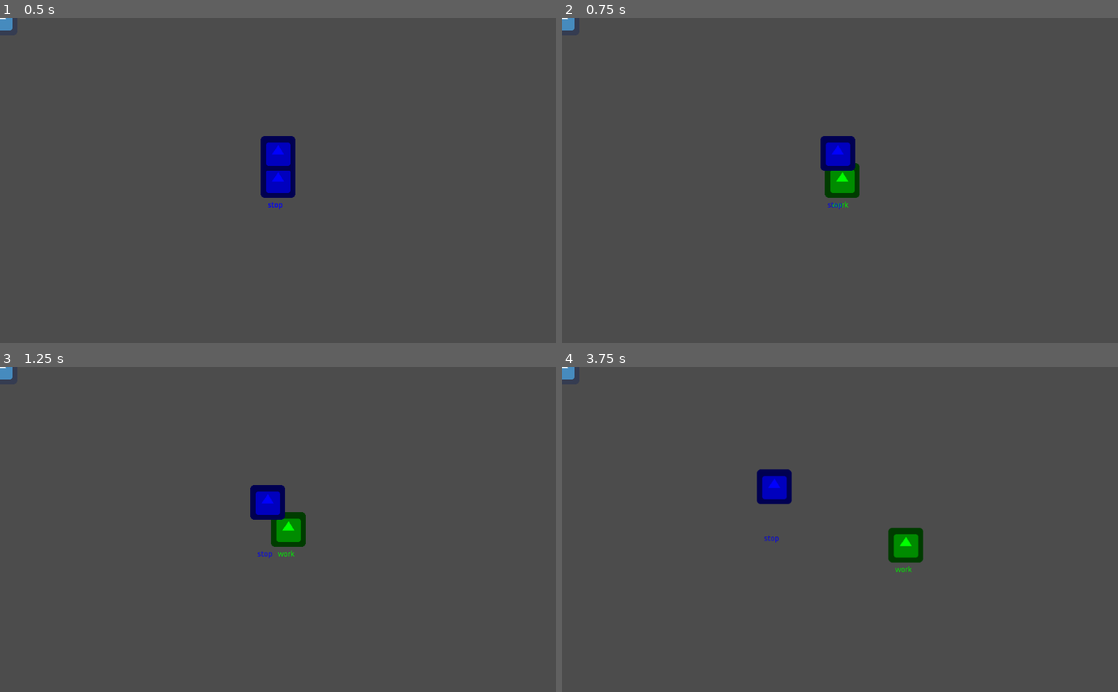
Above: before the commit, frames 1-4 (two rows, left to right).
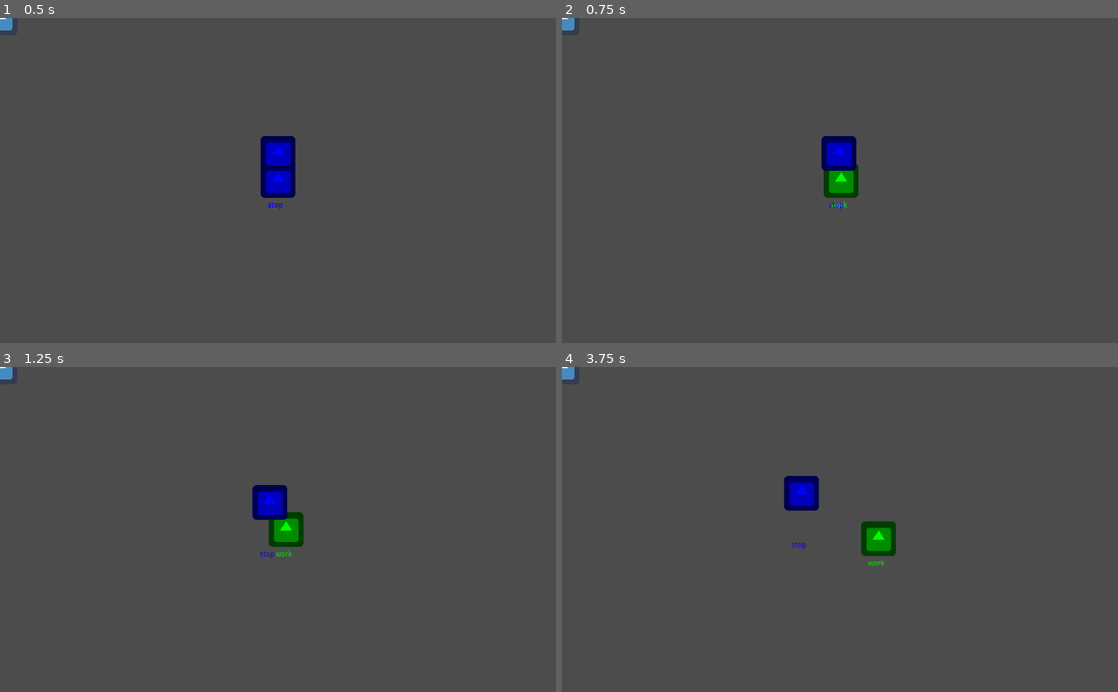
Above: after the commit, the same moments.

Repository: killicolin/SCI-GJ-3
Game: Godot game, scene res://Level1.tscn
Same seed, same stepped clock (60 frames per second), same inputs: the game is played once before the commit and once after it. The engine's default icon, where the game draws it, is replaced by a stand-in: a white triangle on a blue panel in a dark square.
Inputs:
- Up to frame 1 (0.5 s): no input
- Up to frame 2 (0.75 s): tap Enter at 0.5 s; hold Right (p1_right) from 0.53 s (still down); hold Space (p1_action) from 0.53 s (still down)
- Up to frame 3 (1.25 s): keep holding Right (p1_right); keep holding Space (p1_action)
- Up to frame 4 (3.75 s): release Right (p1_right) at 1.28 s; release Space (p1_action) at 1.28 s; tap Down (p1_stop) at 1.35 s; tap Space (p1_action) at 2 s; hold Q (p2_action) 2.03-2.78 s; hold Right (p1_right) 2.03-3.53 s; tap D (p2_right) at 2.85 s; hold S (p2_stop) from 3.53 s (still down)

Frame 1 is identical in both runs. In frame 2, 0.3% of the frame differs, in the area x 46-54%, y 36-59%; in frame 3, 0.4%; in frame 4, 2.5%, in the area x 35-65%, y 31-64%.

Commit message:
[fix] - acceleration

Diff:
--- a/PlayerRobot.gd
+++ b/PlayerRobot.gd
@@ -1,7 +1,7 @@
 extends KinematicBody2D
 
 export var speed = 10
-export var acceleration = 50
+export var acceleration = 90
 export var max_speed = 400
 export var gravity = 200
 
@@ -25,11 +25,15 @@
 			input_direction = Input.get_vector("ui_accept", "p1_right", "ui_accept", "ui_accept")
 			if input_direction[0] >= 1:
 				work()
+			else:
+				speed = 10
 	elif player == "p2":
 		if not robotDisabled:
 			input_direction = Input.get_vector("ui_accept", "p2_right", "ui_accept", "ui_accept")
 			if input_direction[0] >= 1:
 				work()
+			else:
+				speed = 10
 
 
 	velocity = input_direction * speed
